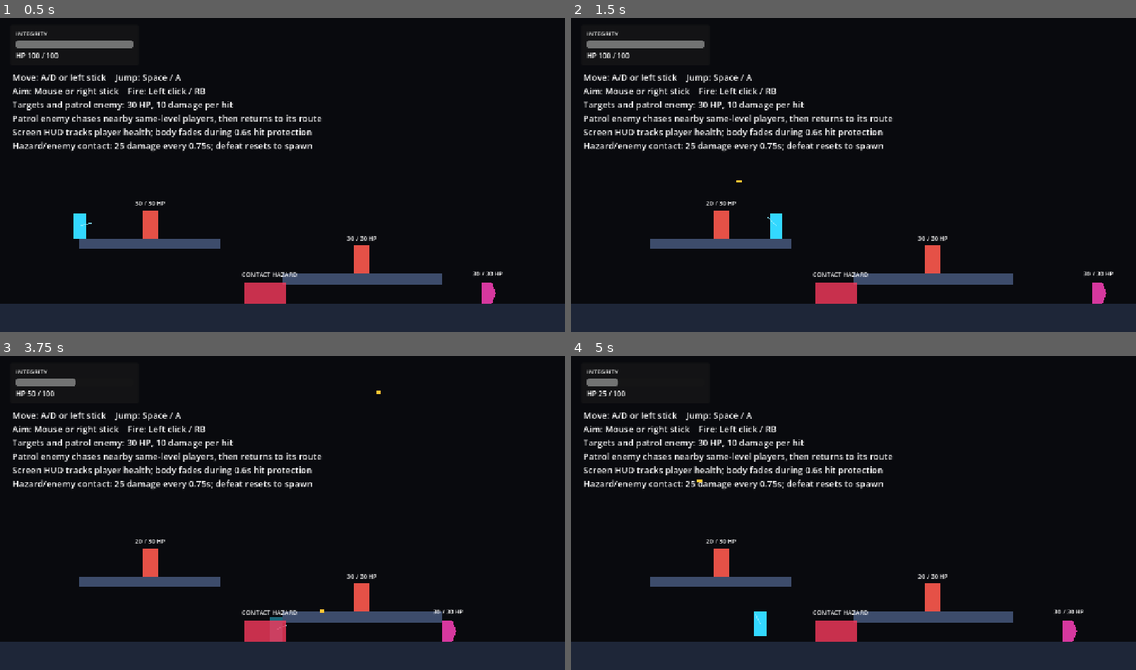
Above: before the commit, frames 1-4 (two rows, left to right).
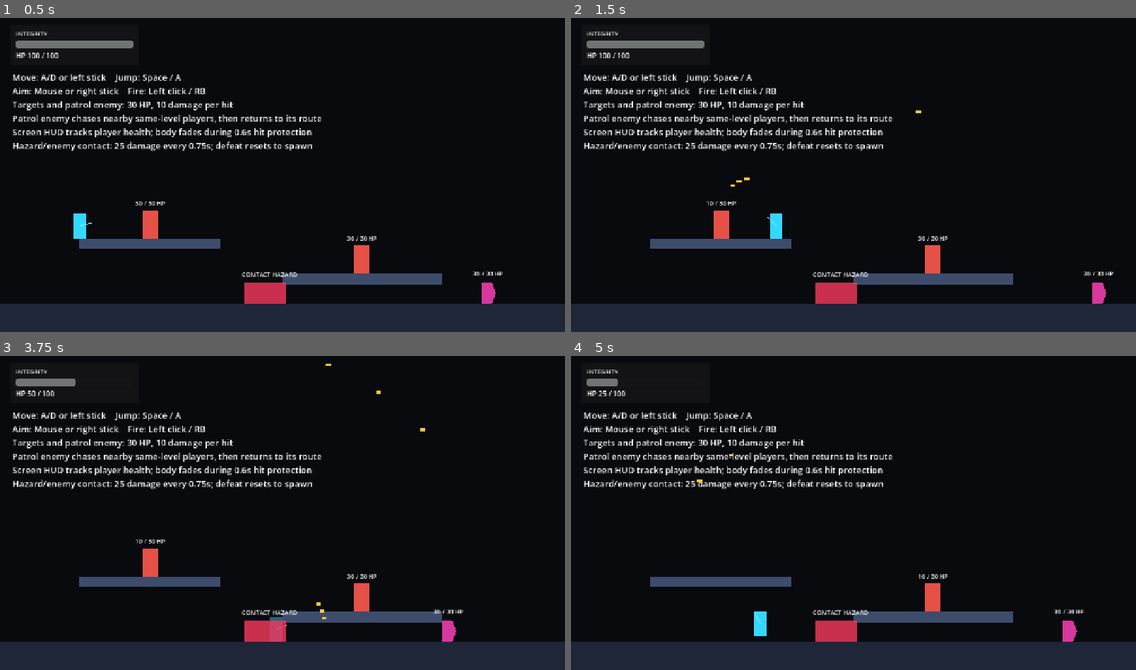
Above: after the commit, the same moments.

Repository: YangYuS8/riftwire
Game: Godot game, scene res://game/actors/player/movement_lab.tscn
The game is run twice, just before and just after one commit, with the same random seed, the same clock (stepped at 60 frames per second) and the same inputs.
Inputs (mouse positions are in pixels of both pictures, inside the frame that each line leads up to):
- Up to frame 1 (0.5 s): no input
- Up to frame 2 (1.5 s): tap Enter at 0.5 s; move the mouse to (977, 156) at 0.52 s; hold D (move_right) from 0.53 s (still down); click (977, 156) at 0.6 s; tap Space (jump) at 0.77 s; move the mouse to (740, 187) at 1.27 s; click (740, 187) at 1.35 s
- Up to frame 3 (3.75 s): tap Space (jump) at 1.52, 3.02 s; move the mouse to (339, 440) at 2.02 s; release D (move_right) at 2.03 s; hold A (move_left) 2.03-2.78 s; click (339, 440) at 2.1 s; move the mouse to (254, 575) at 2.77 s; hold D (move_right) from 2.78 s (still down); click (254, 575) at 2.85 s; move the mouse to (452, 560) at 3.52 s; click (452, 560) at 3.6 s
- Up to frame 4 (5 s): tap Space (jump) at 3.77, 4.52 s; move the mouse to (684, 462) at 4.27 s; release D (move_right) at 4.28 s; hold A (move_left) from 4.28 s (still down); click (684, 462) at 4.35 s

Frame 1 is identical in both runs. In frame 2, less than 0.1% of the frame differs, in the area x 23-62%, y 29-60%; in frame 3, less than 0.1%; in frame 4, 0.3%, in the area x 23-62%, y 31-72%.

Commit message:
feat: equip playtest weapon with split module

Diff:
--- a/game/combat/weapons/player_weapon.tscn
+++ b/game/combat/weapons/player_weapon.tscn
@@ -1,11 +1,13 @@
-[gd_scene load_steps=3 format=3]
+[gd_scene load_steps=4 format=3]
 
 [ext_resource type="Script" path="res://game/combat/weapons/player_weapon.gd" id="1_weapon"]
 [ext_resource type="Resource" path="res://game/combat/weapons/default_base_weapon_config.tres" id="2_config"]
+[ext_resource type="Resource" path="res://game/content/modules/default_split_module.tres" id="3_split"]
 
 [node name="Weapon" type="Node2D"]
 script = ExtResource("1_weapon")
 config = ExtResource("2_config")
+modules = Array[Resource]([ExtResource("3_split")])
 
 [node name="AimLine" type="Line2D" parent="."]
 points = PackedVector2Array(0, 0, 28, 0)
